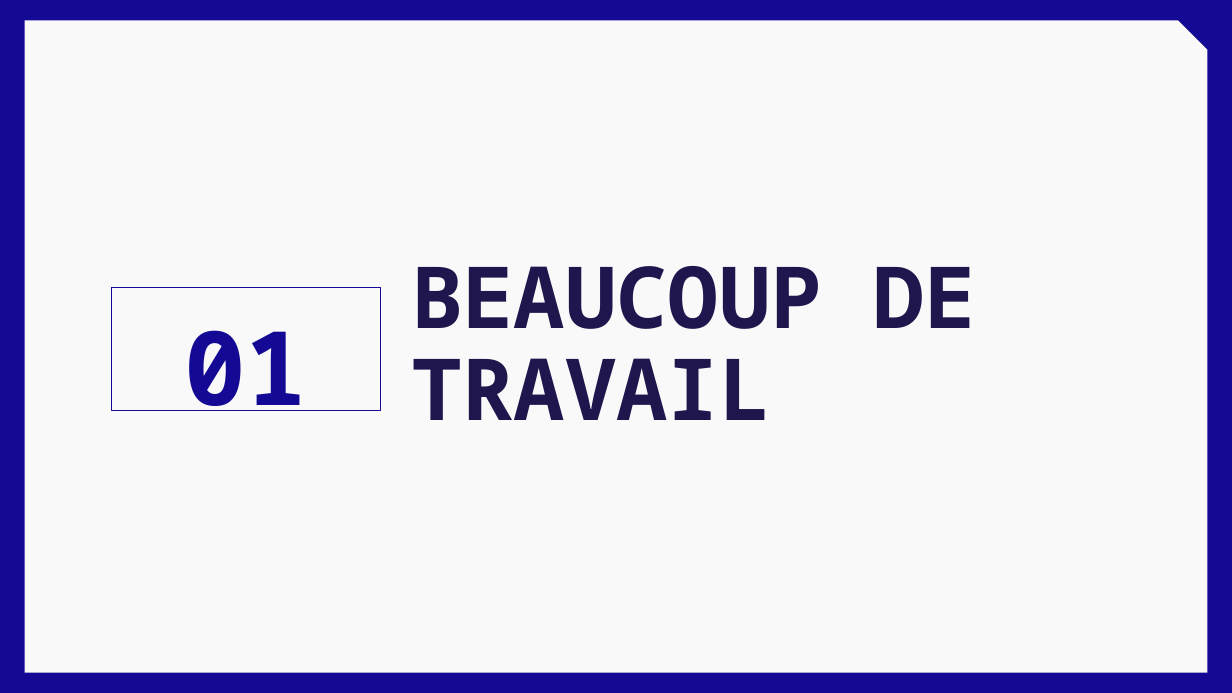
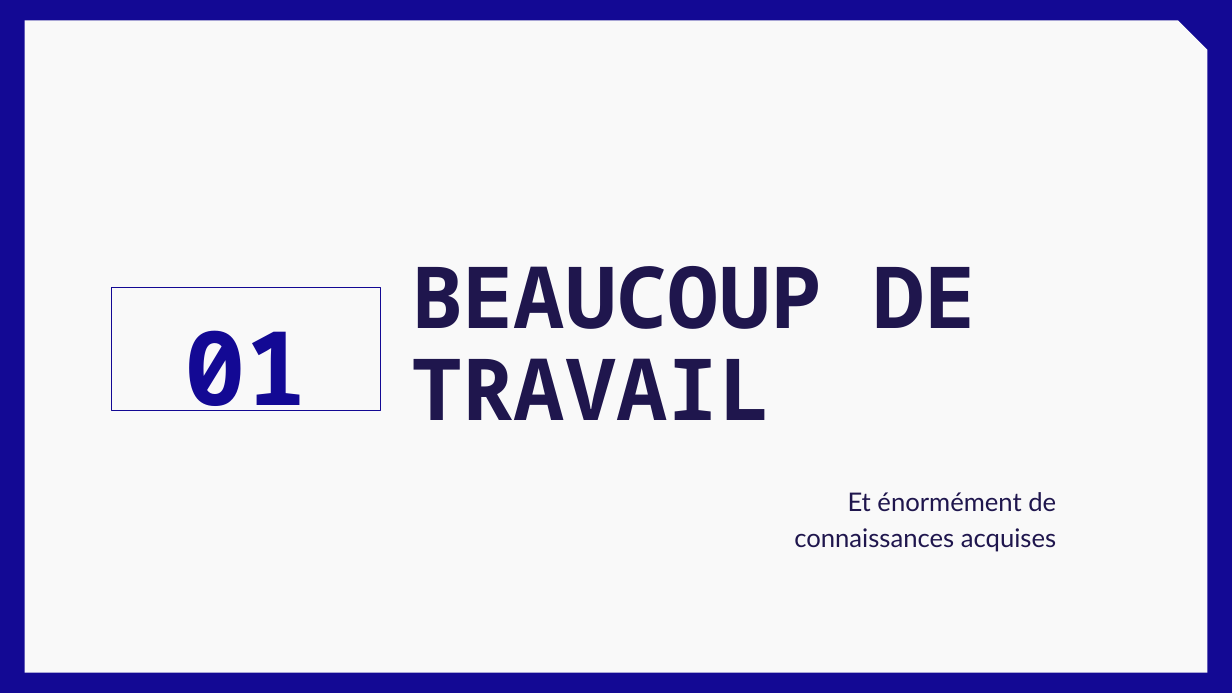
Before and after one commit to bananasmoothii/micromouse, a slide deck: slide 2 of Rendu/Presentation Soutenance.pptx. Drawn at 1232x693 pixels with LibreOffice and Linux fonts; fonts in the diff are those of the drawing; background and template pictures are left out. Boxes give left, top, right and bottom in pixels: in the first picture for what was removed or moved away, otherwise in the second. Text is boxed around its words. In the diff, an @@ line names an element or a change of style, - is before the commit and + after.

```diff
--- a/Rendu/Presentation Soutenance.pptx
+++ b/Rendu/Presentation Soutenance.pptx
@@ subtitle added at (x1=794, y1=492, x2=1056, y2=552), 15 pt, text #1F164D @@
+Et énormément de connaissances acquises
```
Also in this commit, not shown: 4 other slides changed, 2 slides added, 7 other files.
